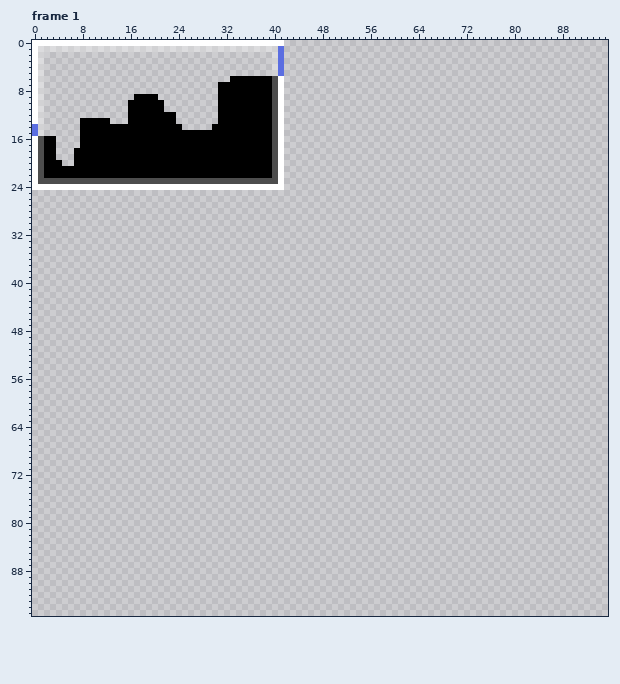
Pixel-art file: graphics/source/levels.aseprite. Above: the version before the commit.
96x96 pixels, 40 frames. Shown: frame 1. The commit also changed other frames, which this record leaves out.
After the commit:
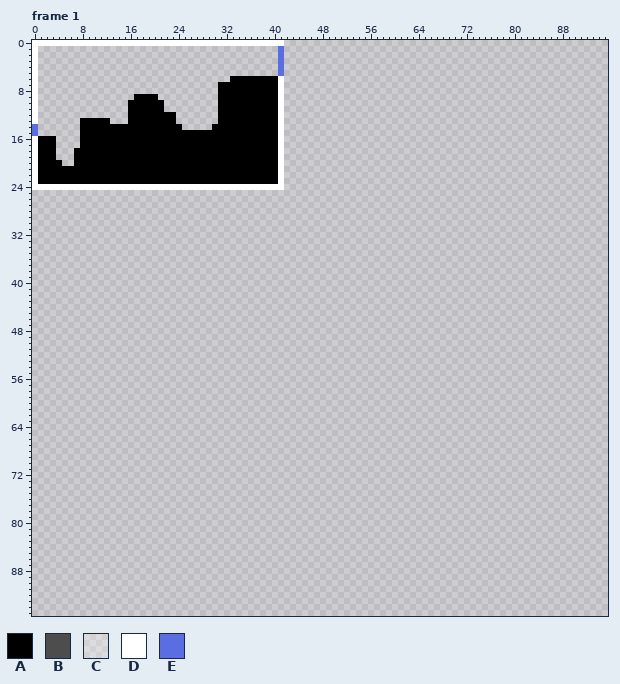
Palette (. is transparent): A #000000  B #4d4d4d  C #ffffff4d  D #ffffff  E #5b6ee1
The exact change:
layer "Screen" now hidden
Frame 1:
y 1: x 1..40 CCCCCCCCCCCCCCCCCCCCCCCCCCCCCCCCCCCCCCCC -> ........................................
y 2..5: x 1 C -> .; x 40 C -> .
y 6..15: x 1 C -> .; x 40 B -> A
y 16..22: x 1 B -> A; x 40 B -> A
y 23: x 1..40 BBBBBBBBBBBBBBBBBBBBBBBBBBBBBBBBBBBBBBBB -> AAAAAAAAAAAAAAAAAAAAAAAAAAAAAAAAAAAAAAAA
